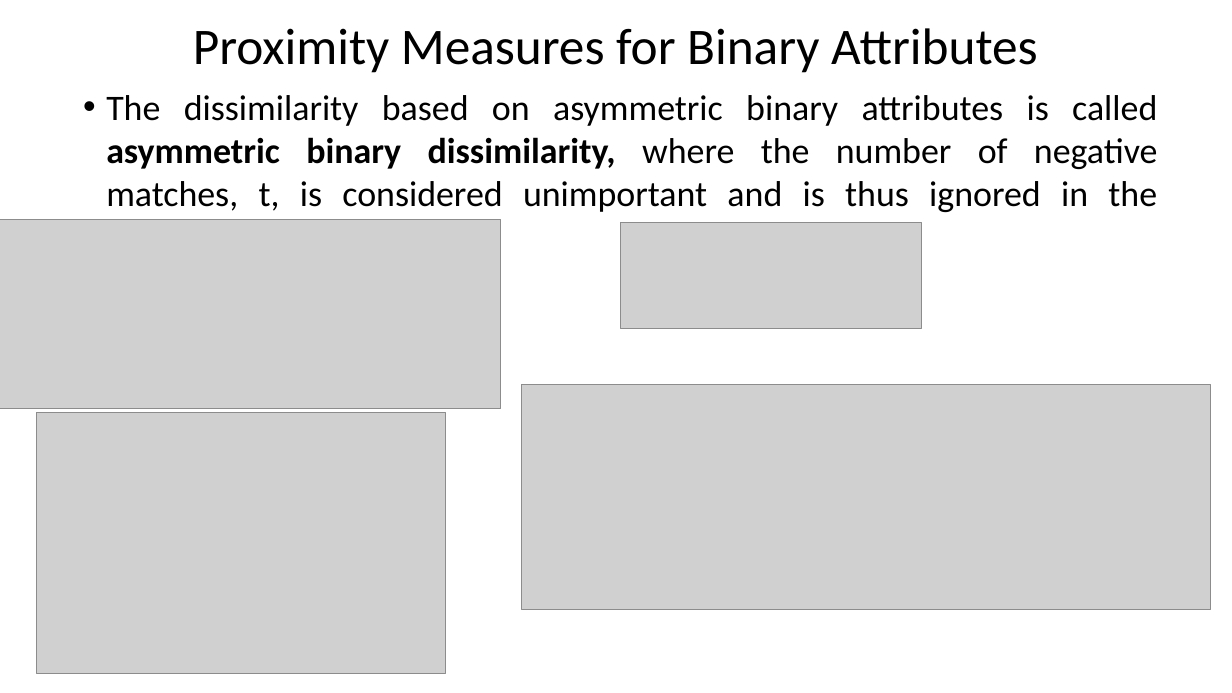
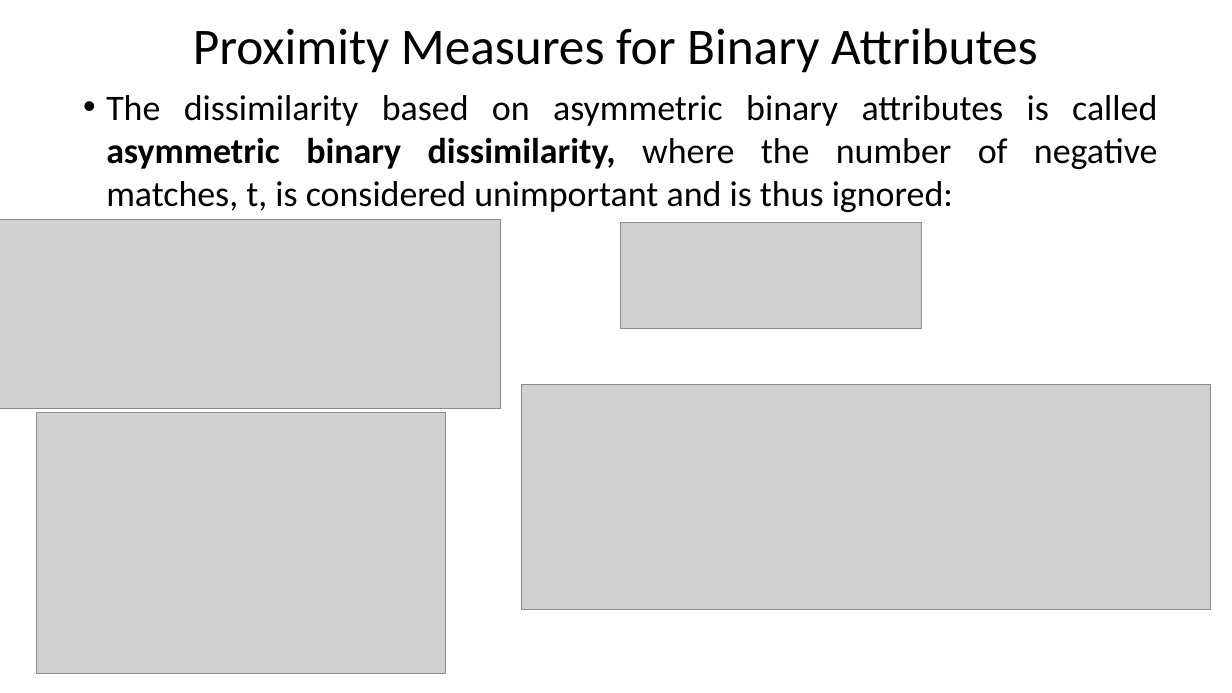
Before and after one commit to Gaurav-88074/MCA, a slide deck: slide 42 of SEM1/DATA MINING/2. Know Your Data (1).pptx. Drawn at 1232x693 pixels with LibreOffice and Linux fonts; fonts in the diff are those of the drawing; grey boxes stand for pictures. Boxes give left, top, right and bottom in pixels: in the first picture for what was removed or moved away, otherwise in the second. Text is boxed around its words. In the diff, an @@ line names an element or a change of style, - is before the commit and + after.

```diff
--- a/SEM1/DATA MINING/2. Know Your Data (1).pptx
+++ b/SEM1/DATA MINING/2. Know Your Data (1).pptx
@@ text at bbox=[106, 95, 1158, 212]: text changed @@
-• The dissimilarity based on asymmetric binary attributes is called asymmetric binary dissimilarity, where the number of negative matches, t, is considered unimportant and is thus ignored in the following computation:
+• The dissimilarity based on asymmetric binary attributes is called asymmetric binary dissimilarity, where the number of negative matches, t, is considered unimportant and is thus ignored:
```
Also in this commit, not shown: 12 other slides changed, 18 other files.
